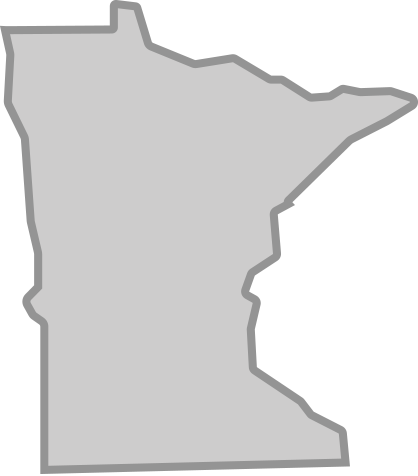
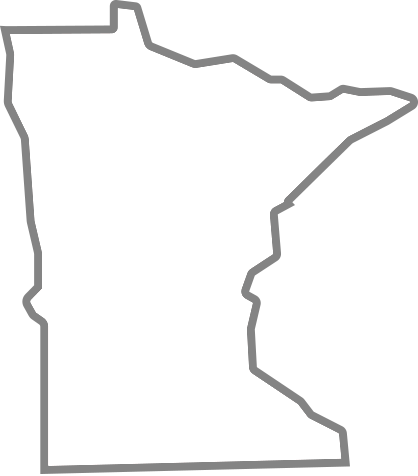
Layered file, before and after one edit (418x476). Changes by layer:
pixels changed over [0, 0, 418, 474] (layer not identified)
